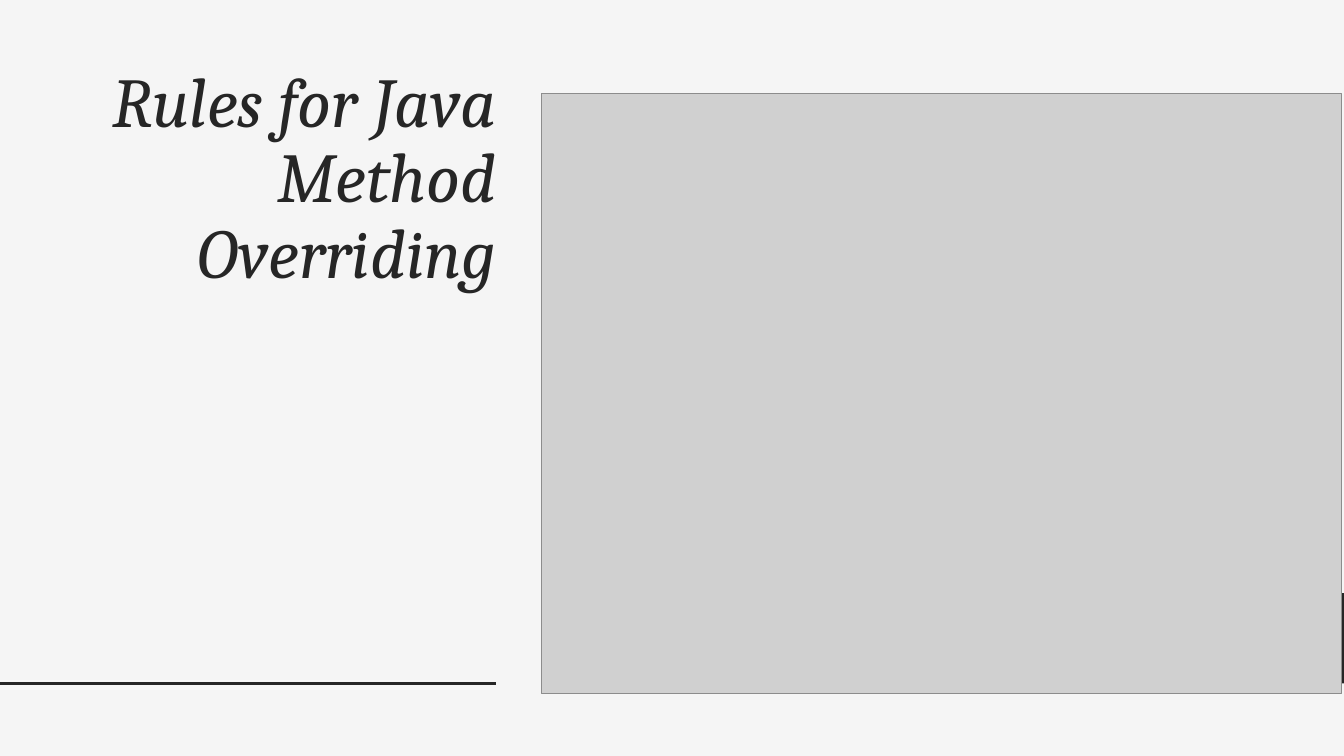
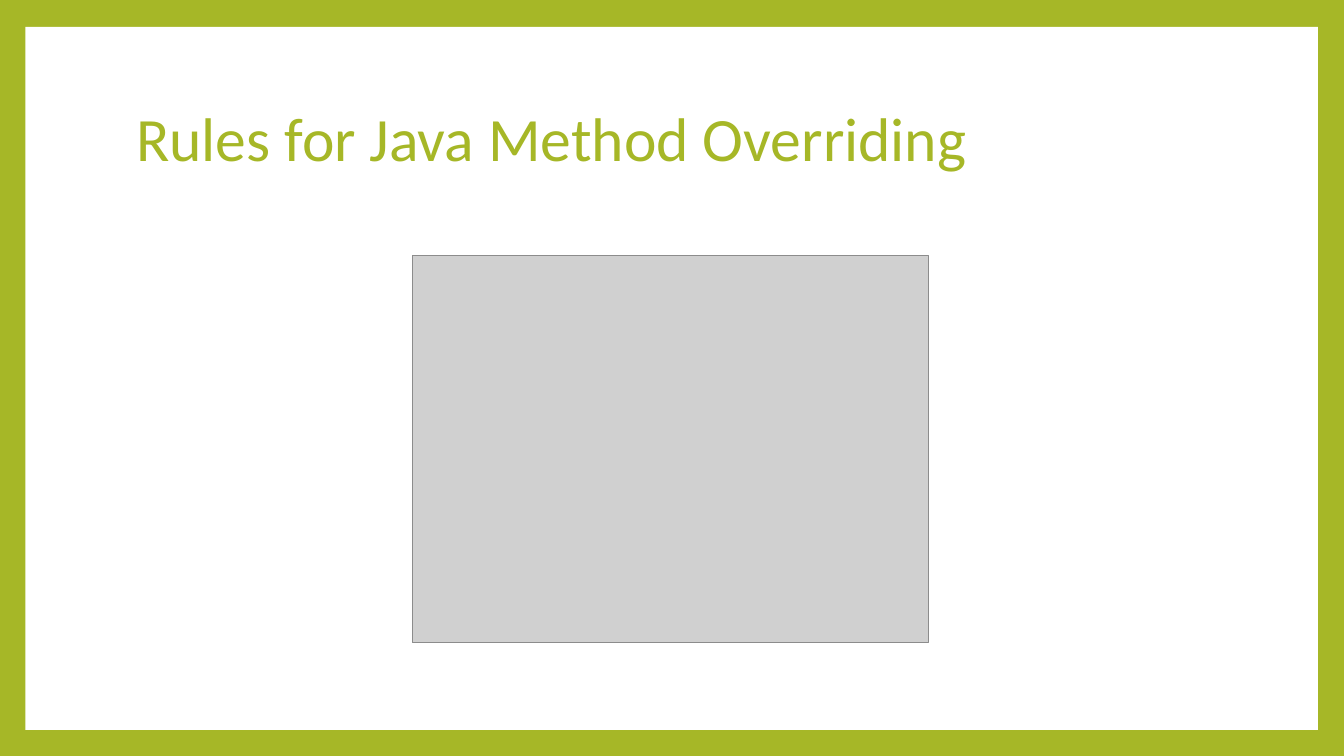
Before and after one commit to ramimhossain12/Java-Programming-Tutorial-OOP-Exercises, a slide deck: slide 11 of java tutarial for OOP/polymorphism.pptx. Drawn at 1344x756 pixels with LibreOffice and Linux fonts; fonts in the diff are those of the drawing; grey boxes stand for pictures. Boxes give left, top, right and bottom in pixels: in the first picture for what was removed or moved away, otherwise in the second. Text is boxed around its words. In the diff, an @@ line names an element or a change of style, - is before the commit and + after.

Commit message:
theme change polymorphism

```diff
--- a/java tutarial for OOP/polymorphism.pptx
+++ b/java tutarial for OOP/polymorphism.pptx
@@ background #F5F5F5 to #A6B727 @@
@@ rectangle added at box(25, 27, 1318, 730), fill #FFFFFF @@
@@ title "Rules for Java Method Overriding": place and size @@
-title "Rules for Java Method Overriding" at box(113, 78, 497, 293)
+title "Rules for Java Method Overriding" at box(136, 118, 966, 172)
@@ title "Rules for Java Method Overriding" at box(136, 118, 966, 172): size 50 to 44 pt, font Cambria to Calibri, text colour #262626 to #A6B727, italic off; alignment right to left; vertical alignment top to middle @@
@@ picture: place and size @@
-picture at box(541, 94, 1342, 694)
+picture at box(412, 256, 929, 643)
@@ freeform shape removed at box(1300, 593, 1344, 684) @@
@@ line removed from (0, 684) to (496, 684) @@
```
Also in this commit, not shown: 24 other slides changed, 1 slide added, 1 slide removed.
